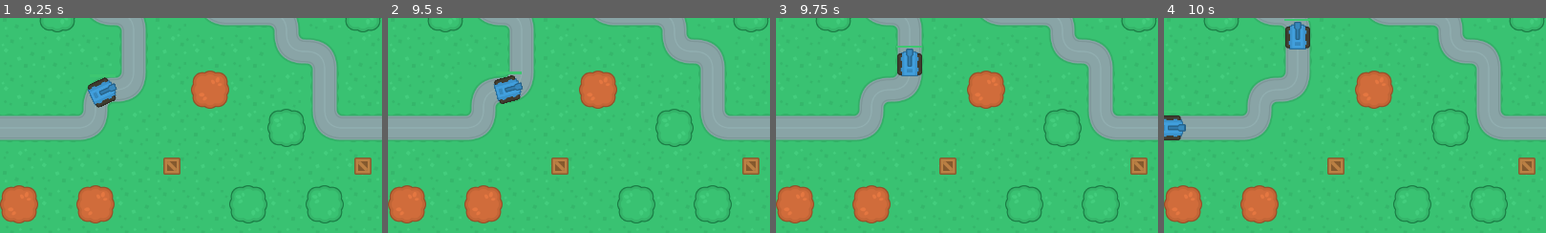
Above: before the commit, frames 1-4 (left to right).
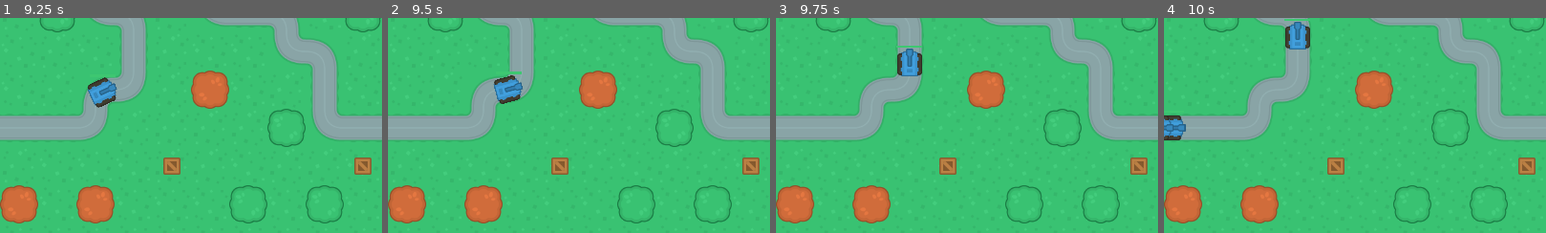
Above: after the commit, the same moments.

Repository: probitie/towerdefence
Game: Godot game, scene res://SceneHandler.tscn
Same seed, same stepped clock (60 frames per second), same inputs: the game is played once before the commit and once after it.
Inputs (mouse positions are % of the whole screen's width and height, from its top left):
- Up to frame 1 (9.25 s): click "New Game" at 0.5 s; click (4, 6) at 1.25 s; click (4, 17) at 2 s; click (97, 92) at 2.75 s; click (4, 6) at 3.5 s; click (4, 17) at 4.25 s; click (97, 92) at 5 s; click (4, 6) at 5.75 s; click (4, 17) at 6.5 s; click (97, 92) at 7.25 s; click (91, 92) at 8 s; tap Enter (ui_accept) at 8.75, 8.85, 9.02 s; move the mouse to (72, 45) at 8.77 s
- Up to frame 2 (9.5 s): tap Enter (ui_accept) at 9.32 s
- Up to frame 3 (9.75 s): move the mouse to (30, 55) at 9.52 s; tap Enter (ui_accept) at 9.6 s
- Up to frame 4 (10 s): tap Enter (ui_accept) at 9.77 s
The pictures show only the part of the screen within x 0-50%, y 50-100%; the shares and areas given below are measured in that part.

Frames 1-3 are identical in both runs. In frame 4, 0.1% of the frame differs, in the area x 0-6%, y 45-57%.

Commit message:
muzzle flashes

Diff:
--- a/scenes/enemies/BlueTank.gd
+++ b/scenes/enemies/BlueTank.gd
@@ -1,9 +1,12 @@
 extends PathFollow2D
 
 var speed = 150
-var hp = 50
+var hp = 100
 
 onready var health_bar = $HealthBar
+onready var impact_area = $Impact
+var projectile_impact = preload("res://scenes/support/ProjectileImpact.tscn")
+
 
 func _ready():
 	health_bar.max_value = hp
@@ -18,10 +21,23 @@
 	set_offset(get_offset() + speed * delta)
 
 func on_hit(damage):
+	impact()
 	hp -= damage
 	health_bar.value = hp
 	if hp <= 0:
 		on_destroy()
 
+func impact():
+	randomize()
+	var x_pos = randi() % 31
+	randomize()
+	var y_pos = randi() % 31
+	var impact_location = Vector2(x_pos, y_pos)
+	var new_impact = projectile_impact.instance()
+	new_impact.position = impact_location
+	impact_area.add_child(new_impact)
+
 func on_destroy():
-	self.queue_free()
+	$KinematicBody2D.queue_free()  # delete kinematicbody so turret will not fire it again
+	yield(get_tree().create_timer(0.2), "timeout")
+	self.queue_free() # delete tank after a delay to allow impact animation finish playing
--- a/scenes/enemies/BlueTank.tscn
+++ b/scenes/enemies/BlueTank.tscn
@@ -13,12 +13,12 @@
 
 [node name="KinematicBody2D" type="KinematicBody2D" parent="."]
 
-[node name="Sprite" type="Sprite" parent="KinematicBody2D"]
-texture = ExtResource( 1 )
-
 [node name="CollisionShape2D" type="CollisionShape2D" parent="KinematicBody2D"]
 position = Vector2( -2, 0 )
 shape = SubResource( 1 )
+
+[node name="Sprite" type="Sprite" parent="."]
+texture = ExtResource( 1 )
 
 [node name="HealthBar" type="TextureProgress" parent="."]
 margin_right = 157.0
@@ -29,3 +29,6 @@
 texture_progress = ExtResource( 3 )
 tint_under = Color( 0.215686, 0.215686, 0.215686, 1 )
 tint_progress = Color( 0.243137, 0.780392, 0.443137, 1 )
+
+[node name="Impact" type="Position2D" parent="."]
+position = Vector2( -15, -15 )
--- a/scenes/main/GameScene.gd
+++ b/scenes/main/GameScene.gd
@@ -36,6 +36,8 @@
 
 func retrieve_wave_data():
 	var wave_data = [["BlueTank", 3.0], ["BlueTank", 0.1]]
+	for i in range(current_wave + 1):
+		wave_data.append(["BlueTank", 0.1 + i*0.1])
 	current_wave += 1
 	enemies_in_wave = wave_data.size()
 	return wave_data
@@ -81,6 +83,7 @@
 		var new_tower = load("res://scenes/turrets/" + build_type + ".tscn").instance()
 		new_tower.position = build_location
 		new_tower.type = build_type
+		new_tower.category = GameData.tower_data[build_type]["category"]
 		new_tower.built = true
 		map_node.get_node("Turrets").add_child(new_tower, true)
 		map_node.get_node("TowerExclusion").set_cellv(build_tile, 6)
--- a/scenes/maps/Map1.tscn
+++ b/scenes/maps/Map1.tscn
@@ -167,7 +167,7 @@
 format = 1
 tile_data = PoolIntArray( 4, 1, 65538, 5, 1, 1, 6, 1, 1, 7, 1, 65539, 65536, 2, 0, 65538, 2, 0, 65540, 1, 0, 65543, 1,  …(1300 unchanged characters)…
 
-[node name="Turrets" type="Node2D" parent="."]
-
 [node name="Path" type="Path2D" parent="."]
 curve = SubResource( 3 )
+
+[node name="Turrets" type="Node2D" parent="."]
--- /dev/null
+++ b/scenes/support/ProjectileImpact.gd
@@ -0,0 +1,7 @@
+extends AnimatedSprite
+
+func _ready():
+	set_playing(true)
+
+func _on_ProjectileImpact_animation_finished():
+	queue_free()
--- /dev/null
+++ b/scenes/support/ProjectileImpact.tscn
@@ -0,0 +1,24 @@
+[gd_scene load_steps=8 format=2]
+
+[ext_resource path="res://assets/effects/explosion4.png" type="Texture" id=1]
+[ext_resource path="res://assets/effects/explosion3.png" type="Texture" id=2]
+[ext_resource path="res://assets/effects/explosion2.png" type="Texture" id=3]
+[ext_resource path="res://assets/effects/explosion1.png" type="Texture" id=4]
+[ext_resource path="res://assets/effects/explosion5.png" type="Texture" id=5]
+[ext_resource path="res://scenes/support/ProjectileImpact.gd" type="Script" id=6]
+
+[sub_resource type="SpriteFrames" id=1]
+animations = [ {
+"frames": [ ExtResource( 4 ), ExtResource( 3 ), ExtResource( 2 ), ExtResource( 1 ), ExtResource( 5 ) ],
+"loop": false,
+"name": "default",
+"speed": 5.0
+} ]
+
+[node name="ProjectileImpact" type="AnimatedSprite"]
+scale = Vector2( 0.6, 0.6 )
+frames = SubResource( 1 )
+speed_scale = 2.0
+script = ExtResource( 6 )
+
+[connection signal="animation_finished" from="." to="." method="_on_ProjectileImpact_animation_finished"]
--- a/scenes/turrets/GunT1.tscn
+++ b/scenes/turrets/GunT1.tscn
@@ -1,10 +1,28 @@
-[gd_scene load_steps=5 format=2]
+[gd_scene load_steps=7 format=2]
 
 [ext_resource path="res://assets/towers/towerDefense_tile249.png" type="Texture" id=1]
 [ext_resource path="res://assets/towers/towerDefense_tile181.png" type="Texture" id=2]
 [ext_resource path="res://scenes/turrets/GunT1.gd" type="Script" id=3]
+[ext_resource path="res://assets/effects/towerDefense_tile297.png" type="Texture" id=4]
 
 [sub_resource type="CircleShape2D" id=1]
+
+[sub_resource type="Animation" id=2]
+resource_name = "Fire"
+length = 0.15
+step = 0.05
+tracks/0/type = "value"
+tracks/0/path = NodePath("Turret/Muzzle/MuzzleFlash:visible")
+tracks/0/interp = 1
+tracks/0/loop_wrap = true
+tracks/0/imported = false
+tracks/0/enabled = true
+tracks/0/keys = {
+"times": PoolRealArray( 0, 0.05 ),
+"transitions": PoolRealArray( 1, 1 ),
+"update": 1,
+"values": [ true, false ]
+}
 
 [node name="GunT1" type="Node2D"]
 script = ExtResource( 3 )
@@ -21,11 +39,20 @@
 [node name="Muzzle" type="Position2D" parent="Turret"]
 position = Vector2( 43, 0 )
 
+[node name="MuzzleFlash" type="Sprite" parent="Turret/Muzzle"]
+visible = false
+position = Vector2( 10, 0 )
+scale = Vector2( 0.7, 0.7 )
+texture = ExtResource( 4 )
+
 [node name="Range" type="Area2D" parent="."]
 position = Vector2( 32, 32 )
 
 [node name="CollisionShape2D" type="CollisionShape2D" parent="Range"]
 shape = SubResource( 1 )
 
+[node name="AnimationPlayer" type="AnimationPlayer" parent="."]
+anims/Fire = SubResource( 2 )
+
 [connection signal="body_entered" from="Range" to="." method="_on_Range_body_entered"]
 [connection signal="body_exited" from="Range" to="." method="_on_Range_body_exited"]
--- a/scenes/turrets/Turrets.gd
+++ b/scenes/turrets/Turrets.gd
@@ -5,26 +5,38 @@
 var built = false
 var ready = true # reasy to shoot the enemy
 var enemy
+var category
 
 func _ready():
 	if built:
-		self.get_node("Range/CollisionShape2D").get_shape().radius = 0.5 * GameData.tower_data[self.get_name()]["range"]
+		self.get_node("Range/CollisionShape2D").get_shape().radius = 0.5 * GameData.tower_data[type]["range"]
 
 func _physics_process(delta):
 	if enemy_array.size() != 0 and built:
 		select_enemy()
-		turn()
-		if ready:
+		if not $AnimationPlayer.is_playing():
+			turn()
+		if not $AnimationPlayer.is_playing() and ready:
 			fire()
 	else:
 		enemy = null
 
 func fire():
 	ready = false
+
+	if category == "Projectile":
+		fire_gun()
+	elif category == "Missile":
+		fire_missile()
 	enemy.on_hit(GameData.tower_data[type]['damage'])
-	print("fire")
 	yield(get_tree().create_timer(GameData.tower_data[type]['rof']), 'timeout')
 	ready = true
+
+func fire_gun():
+	$AnimationPlayer.play("Fire")
+
+func fire_missile():
+	print("fire missle: not implemented")
 
 func select_enemy():
 	var enemy_progress_array = []
@@ -39,7 +51,6 @@
 
 func _on_Range_body_entered(body):
 	enemy_array.append(body.get_parent())
-	print(enemy_array)
 
 func _on_Range_body_exited(body):
 	enemy_array.erase(body.get_parent())
--- a/singletons/GameData.gd
+++ b/singletons/GameData.gd
@@ -1,6 +1,6 @@
 extends Node
 
 var tower_data = {
-	"GunT1": {"damage": 20, "rof": 1, "range": 350},
-	"MissleT1": {"damage": 100, "rof": 3, "range": 550}
+	"GunT1": {"damage": 20, "rof": 0.3, "range": 350, "category": "Projectile"},
+	"MissleT1": {"damage": 100, "rof": 3, "range": 550, "category": "Missile"}
 }
Binary file added: assets/effects/explosion1.png
Not shown, added: assets/effects/explosion1.png.import
Binary file added: assets/effects/explosion2.png
Not shown, added: assets/effects/explosion2.png.import
Binary file added: assets/effects/explosion3.png
Not shown, added: assets/effects/explosion3.png.import
Binary file added: assets/effects/explosion4.png
Not shown, added: assets/effects/explosion4.png.import
Binary file added: assets/effects/explosion5.png
Not shown, added: assets/effects/explosion5.png.import
Binary file added: assets/effects/towerDefense_tile297.png
Not shown, added: assets/effects/towerDefense_tile297.png.import
